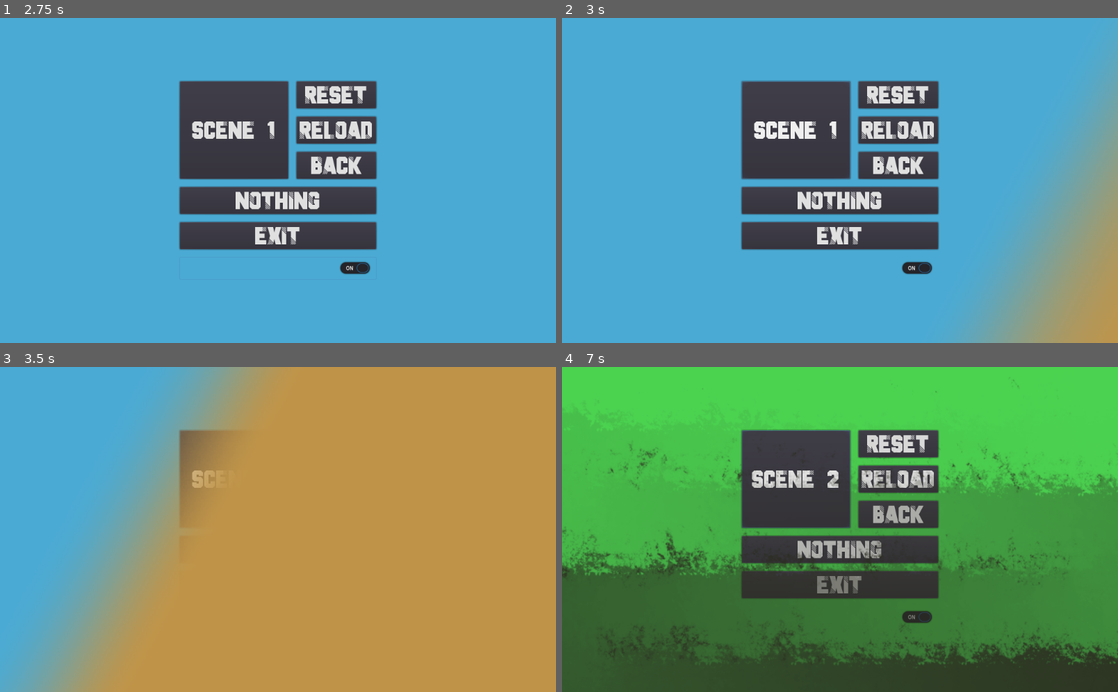
Above: before the commit, frames 1-4 (two rows, left to right).
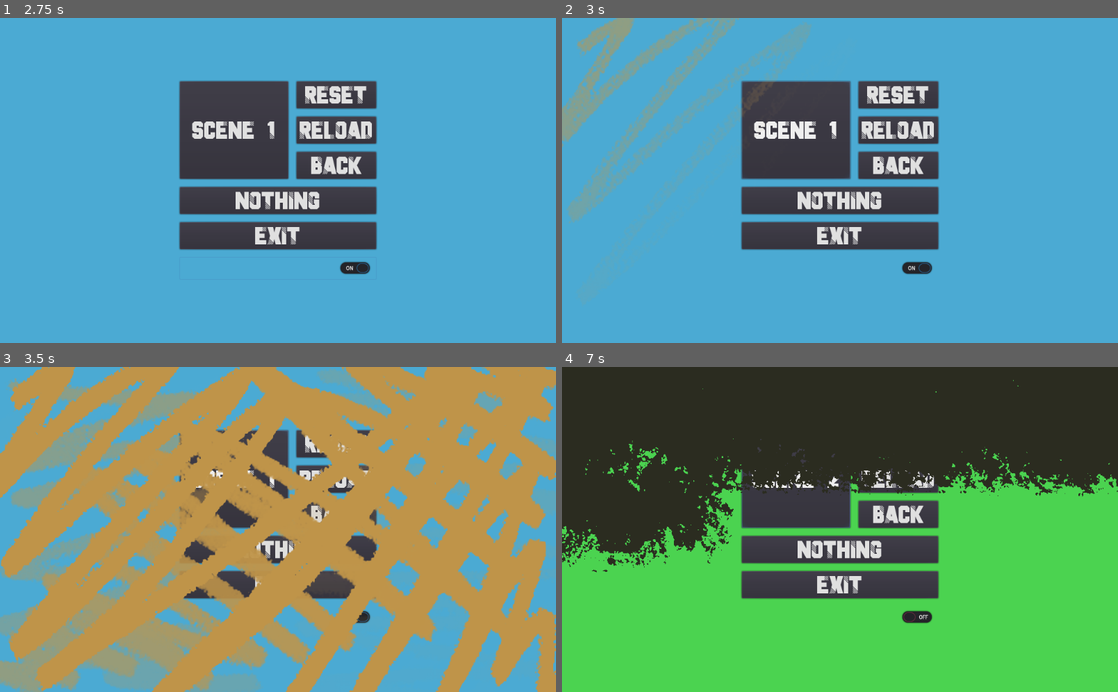
Above: after the commit, the same moments.

Repository: maktoobgar/scene_manager
Game: Godot game, scene res://demo/scene1.tscn
Same seed, same stepped clock (60 frames per second), same inputs: the game is played once before the commit and once after it.
Inputs (mouse positions are in pixels of both pictures, inside the frame that each line leads up to):
- Up to frame 1 (2.75 s): click "SCENE 1" at 0.5 s; click "NOTHING" at 1.25 s; click (278, 268) at 2 s
- Up to frame 2 (3 s): click "SCENE 1" at 2.75 s
- Up to frame 3 (3.5 s): no input
- Up to frame 4 (7 s): click "NOTHING" at 3.5 s; click "SCENE 2" at 4.25 s; click "NOTHING" at 5 s; click (840, 617) at 5.75 s; click "SCENE 2" at 6.5 s

Frame 1 is identical in both runs. In frame 2, 17% of the frame differs, in the area x 0-100%, y 0-100%; in frame 3, 50%; in frame 4, 91%.

Commit message:
🐛 fix: demo updated based on new updated patterns

Diff:
--- a/demo/scene1.tscn
+++ b/demo/scene1.tscn
@@ -43,10 +43,12 @@
 text = "SCENE 1"
 script = ExtResource( 1 )
 scene = "scene2"
-fade_out_pattern = "diagonal"
-fade_in_pattern = "scribbles"
+fade_in_speed = 2.0
+fade_out_pattern = "scribbles"
+fade_in_pattern = "crooked_tiles"
 fade_out_smoothness = 0.2
 fade_in_smoothness = 0.3
+fade_out_inverted = true
 color = Color( 0.752941, 0.584314, 0.290196, 1 )
 timeout = 0.2
 
--- a/demo/scene2.tscn
+++ b/demo/scene2.tscn
@@ -44,8 +44,9 @@
 scene = "scene3"
 fade_out_pattern = "dirt"
 fade_in_pattern = "squares"
-fade_out_smoothness = 0.5
-fade_in_smoothness = 0.5
+fade_out_smoothness = 0.0
+fade_in_smoothness = 0.2
+fade_out_inverted = true
 color = Color( 0.172549, 0.176471, 0.129412, 1 )
 timeout = 0.5
 
--- a/demo/scene3.tscn
+++ b/demo/scene3.tscn
@@ -43,9 +43,11 @@
 script = ExtResource( 1 )
 scene = "scene1"
 fade_out_pattern = "vertical"
-fade_in_pattern = "curtains"
+fade_in_pattern = "pixel"
 fade_out_smoothness = 0.5
 fade_in_smoothness = 0.5
+fade_in_inverted = true
+timeout = 0.5
 
 [node name="VBoxContainer" type="VBoxContainer" parent="CenterContainer/VBoxContainer/HBoxContainer"]
 margin_left = 215.0
Not shown, changed: CHANGELOG.rst
